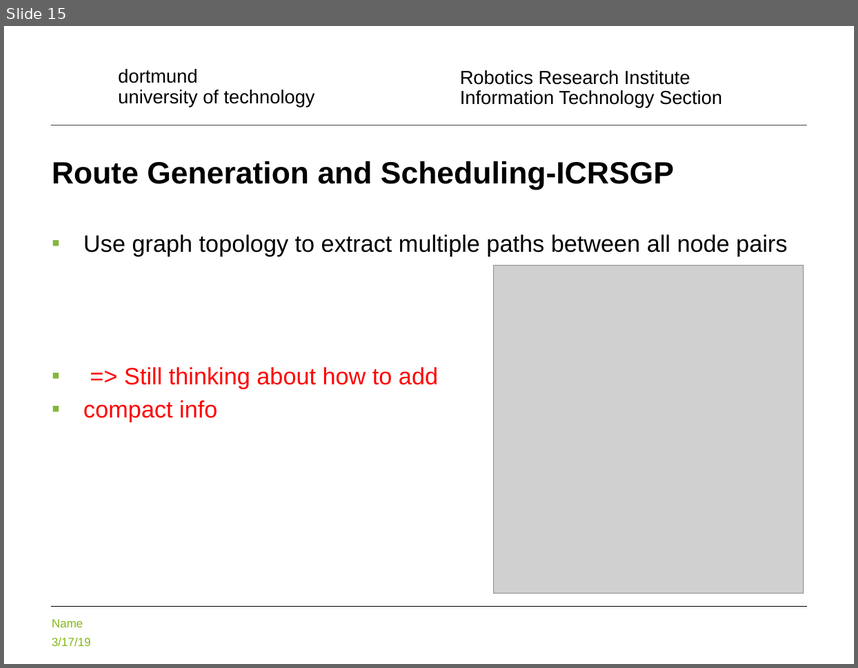
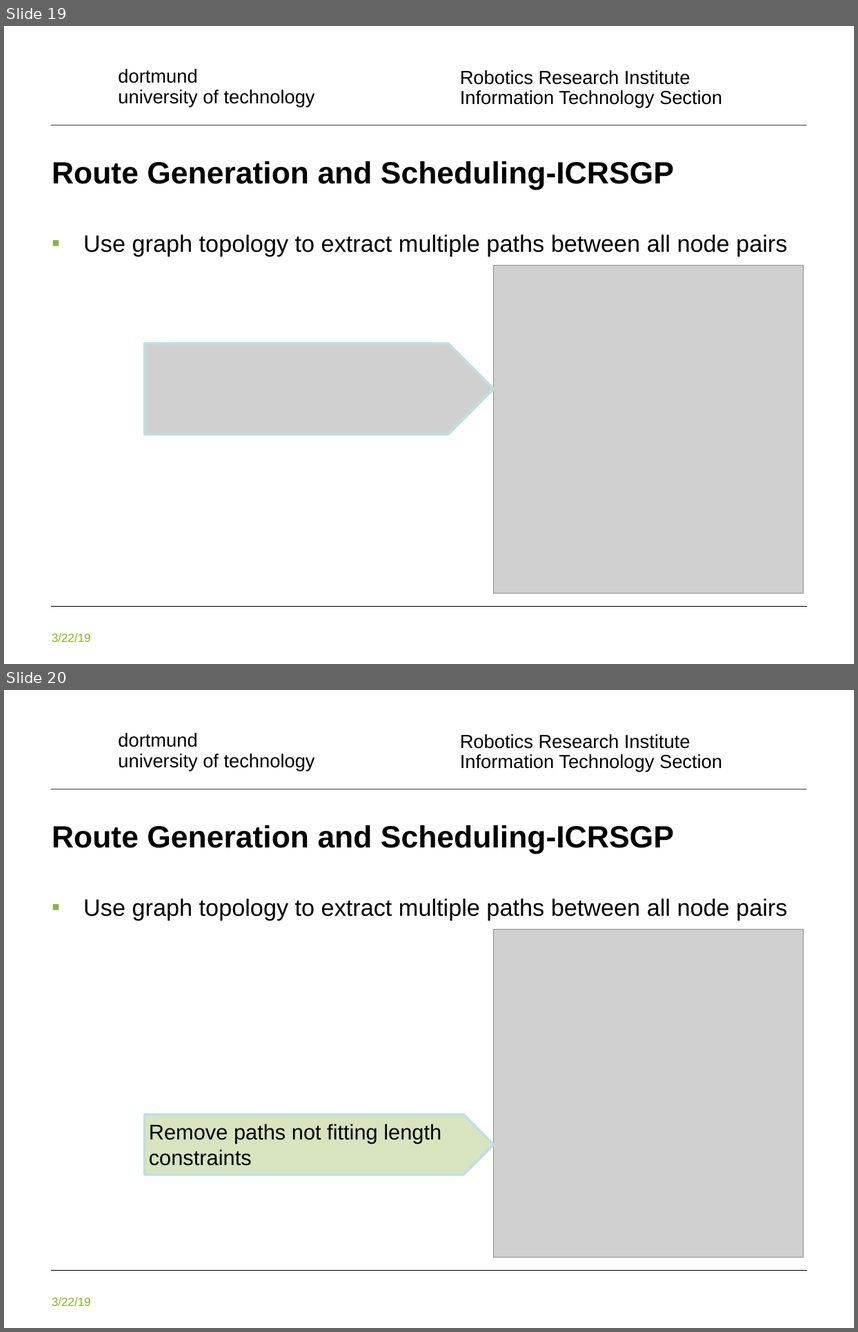
Before and after one commit to halabama/transit_algorithms, a slide deck: PG_present.pptx. Shown one above the other, each under a label of ours: slide 15 before the commit, slides 19 and 20 after it. The pictures are 858x668 and 858x1332 pixels, drawn with LibreOffice and Linux fonts; fonts in the diff are those of the drawing; grey boxes stand for pictures; background and template pictures are left out. Boxes give left, top, right and bottom in pixels: in the first picture for what was removed or moved away, otherwise in the second. Text is boxed around its words. In the diff, an @@ line names an element or a change of style, - is before the commit and + after.

```diff
--- a/PG_present.pptx
+++ b/PG_present.pptx
@@ slide 20 added at (x1=4, y1=690, x2=854, y2=1328), background #FFFFFF; not listed: 5 template elements that a slide beside it also shows @@
@@ title added at (x1=52, y1=825, x2=674, y2=854), 26 pt, text #000000, bold @@
+Route Generation and Scheduling-ICRSGP
@@ text added at (x1=83, y1=898, x2=787, y2=920), 20 pt, text #000000 @@
+▪ Use graph topology to extract multiple paths between all node pairs
@@ picture added at (x1=494, y1=929, x2=803, y2=1256) @@
@@ pentagon arrow added at (x1=144, y1=1114, x2=494, y2=1174), fill #D7E4BD, outline #BBE0E3 2 pt, 18 pt, text #000000 @@
+Remove paths not fitting length constraints
@@ what was slide 15 is now slide 19 @@
@@ slide 19 changed as well @@
@@ picture added at (x1=144, y1=343, x2=494, y2=434) @@
@@ text at (x1=83, y1=367, x2=438, y2=421): paragraphs removed @@
-▪ => Still thinking about how to add
-▪ compact info
@@ text at (x1=52, y1=633, x2=91, y2=641): text changed @@
-Name
-3/17/19
+3/22/19
```
Also in this commit, not shown: 17 other slides changed, 5 other slides added, 1 slide removed.
